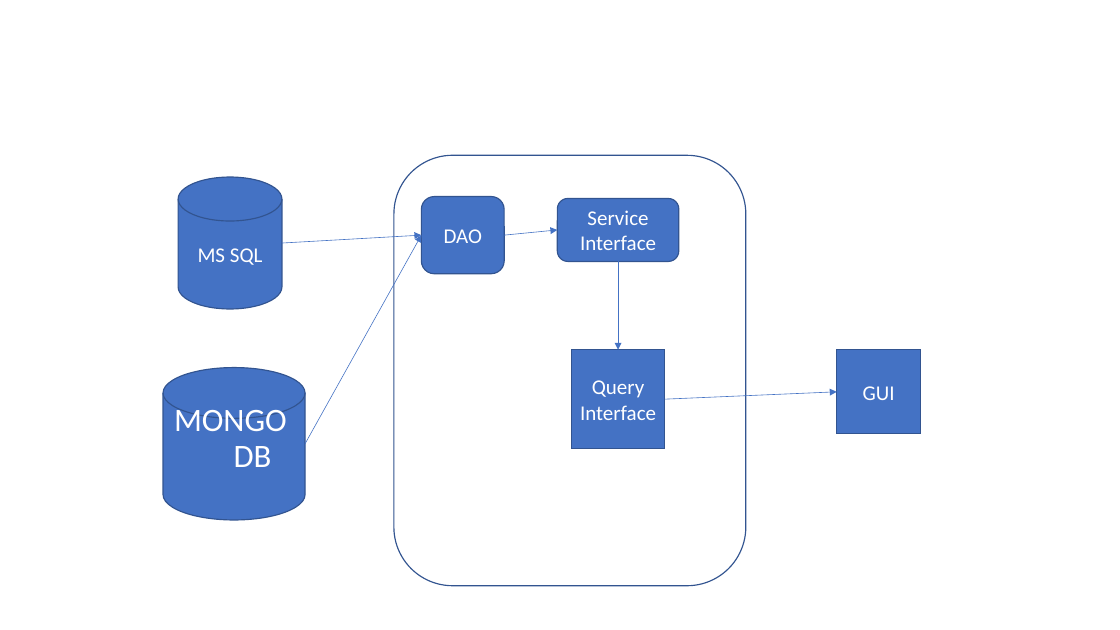
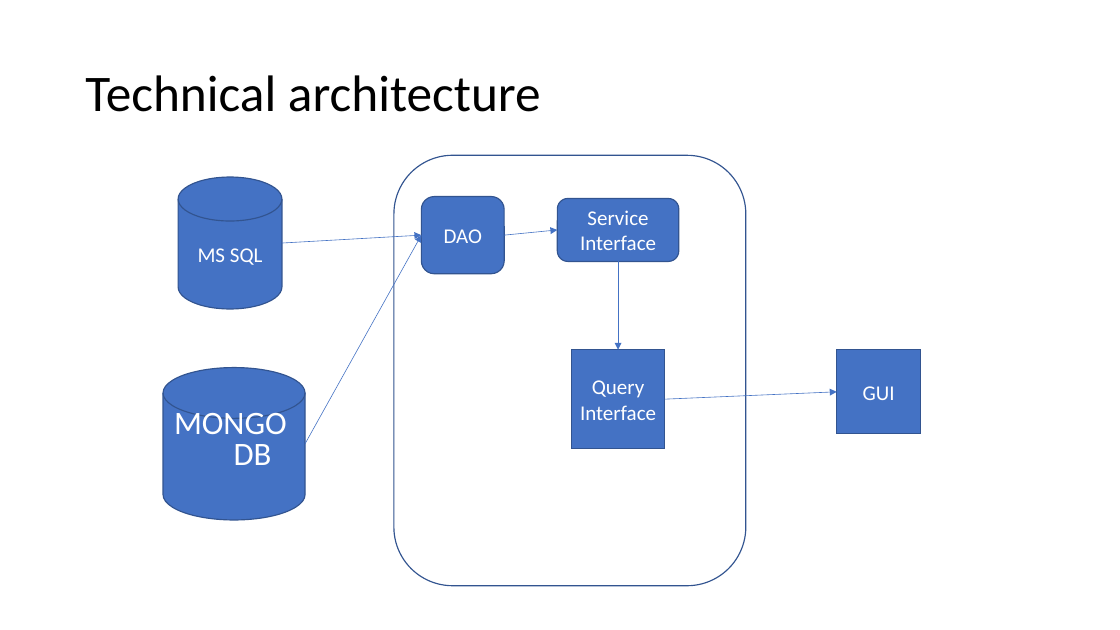
Before and after one commit to pankajti/travelenzy, a slide deck: slide 5 of presentation/travelenzy.pptx (slide 2 before the commit). Drawn at 1120x630 pixels with LibreOffice and Linux fonts; fonts in the diff are those of the drawing. Boxes give left, top, right and bottom in pixels: in the first picture for what was removed or moved away, otherwise in the second. Text is boxed around its words. In the diff, an @@ line names an element or a change of style, - is before the commit and + after.

Commit message:
adding demo for mongo db data load and display content on ui

```diff
--- a/presentation/travelenzy.pptx
+++ b/presentation/travelenzy.pptx
@@ title added at <box>85,75,541,112</box>, 44 pt, text #000000 @@
+Technical architecture
@@ text "MONGO DB" at <box>163,368,305,521</box>: line spacing 0.9 to 0.8 @@
```
Also in this commit, not shown: 10 slides added, 13 other files.
